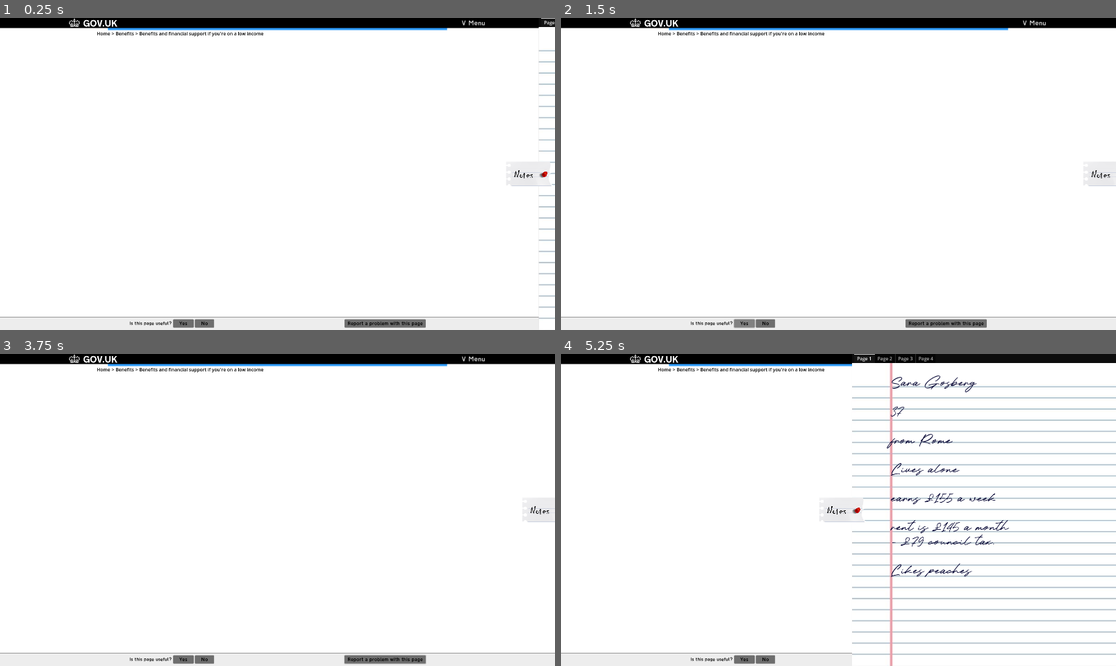
Above: before the commit, frames 1-4 (two rows, left to right).
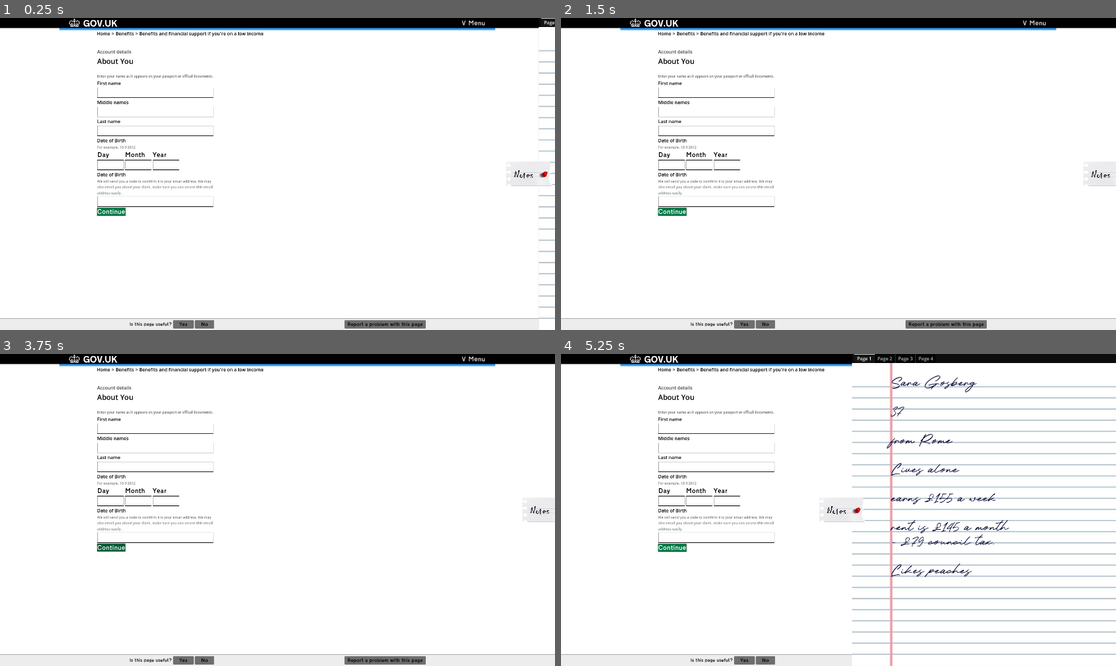
Above: after the commit, the same moments.

Repository: AtomicGardenInteractive/GovFoodApp
Game: Godot game, scene res://Scenes/game_handler.tscn
Same seed, same stepped clock (60 frames per second), same inputs: the game is played once before the commit and once after it.
Inputs (mouse positions are in pixels of both pictures, inside the frame that each line leads up to):
- Up to frame 1 (0.25 s): no input
- Up to frame 2 (1.5 s): click "V Menu" at 0.5 s; click "Yes" at 1.25 s
- Up to frame 3 (3.75 s): click "No" at 2 s; click "Report a problem with this pa…" at 2.75 s; click (111, 547) at 3.5 s, where only the run after the commit has a clickable "Continue"
- Up to frame 4 (5.25 s): click (672, 547) at 4.25 s, where only the run after the commit has a clickable "Continue"; click (1104, 510) at 5 s

The runs differ from the first frame. In frame 1, 2.2% of the frame differs, in the area x 0-98%, y 3-100%; in frame 2, 2.2%; in frame 3, 2.2%, in the area x 0-100%, y 3-100%; in frame 4, 1.7%.

Commit message:
Completed Template

Diff:
--- /dev/null
+++ b/GovApplicationForFood/Scenes/Pages/Page1.tscn
@@ -0,0 +1,163 @@
+[gd_scene load_steps=5 format=3 uid="uid://ch7em2ngr2a5y"]
+
+[ext_resource type="PackedScene" uid="uid://bjura10lrrqyq" path="res://Scenes/template.tscn" id="1_kuw1w"]
+[ext_resource type="Theme" uid="uid://bn6ao3x6bvmir" path="res://Themes/Questions.tres" id="2_a6d6f"]
+[ext_resource type="Theme" uid="uid://b1loyp6h3k2rk" path="res://Themes/Gov.tres" id="3_yaqwj"]
+
+[sub_resource type="StyleBoxFlat" id="StyleBoxFlat_qdapc"]
+bg_color = Color(0.6, 0.6, 0.6, 0)
+
+[node name="State" instance=ExtResource("1_kuw1w")]
+
+[node name="Control" type="Control" parent="Root" index="2"]
+layout_mode = 1
+anchors_preset = 15
+anchor_right = 1.0
+anchor_bottom = 1.0
+grow_horizontal = 2
+grow_vertical = 2
+
+[node name="MarginContainer" type="MarginContainer" parent="Root/Control" index="0"]
+layout_mode = 1
+anchors_preset = -1
+anchor_left = 0.175
+anchor_top = 0.0972222
+anchor_right = 0.898958
+anchor_bottom = 0.951852
+grow_horizontal = 2
+grow_vertical = 2
+metadata/_edit_use_anchors_ = true
+
+[node name="VBoxContainer" type="VBoxContainer" parent="Root/Control/MarginContainer" index="0"]
+layout_mode = 2
+size_flags_horizontal = 0
+
+[node name="Label" type="Label" parent="Root/Control/MarginContainer/VBoxContainer" index="0"]
+layout_mode = 2
+theme_override_colors/font_color = Color(0.247059, 0.247059, 0.247059, 1)
+text = "Account details"
+
+[node name="Label2" type="Label" parent="Root/Control/MarginContainer/VBoxContainer" index="1"]
+layout_mode = 2
+theme_override_colors/font_color = Color(0, 0, 0, 1)
+theme_override_font_sizes/font_size = 25
+text = "About You"
+
+[node name="Panel" type="Panel" parent="Root/Control/MarginContainer/VBoxContainer" index="2"]
+custom_minimum_size = Vector2(0, 18.53)
+layout_mode = 2
+theme_override_styles/panel = SubResource("StyleBoxFlat_qdapc")
+
+[node name="Label3" type="Label" parent="Root/Control/MarginContainer/VBoxContainer" index="3"]
+layout_mode = 2
+theme_override_colors/font_color = Color(0.294118, 0.294118, 0.294118, 1)
+theme_override_font_sizes/font_size = 12
+text = "Enter your name as it appears on your passport or offical documents."
+
+[node name="Label4" type="Label" parent="Root/Control/MarginContainer/VBoxContainer" index="4"]
+layout_mode = 2
+theme_override_colors/font_color = Color(0, 0, 0, 1)
+text = "First name"
+
+[node name="LineEdit" type="LineEdit" parent="Root/Control/MarginContainer/VBoxContainer" index="5"]
+layout_mode = 2
+theme = ExtResource("2_a6d6f")
+caret_blink = true
+
+[node name="Label5" type="Label" parent="Root/Control/MarginContainer/VBoxContainer" index="6"]
+layout_mode = 2
+theme_override_colors/font_color = Color(0, 0, 0, 1)
+text = "Middle names"
+
+[node name="LineEdit2" type="LineEdit" parent="Root/Control/MarginContainer/VBoxContainer" index="7"]
+layout_mode = 2
+theme = ExtResource("2_a6d6f")
+caret_blink = true
+
+[node name="Label6" type="Label" parent="Root/Control/MarginContainer/VBoxContainer" index="8"]
+layout_mode = 2
+theme_override_colors/font_color = Color(0, 0, 0, 1)
+text = "Last name"
+
+[node name="LineEdit3" type="LineEdit" parent="Root/Control/MarginContainer/VBoxContainer" index="9"]
+layout_mode = 2
+theme = ExtResource("2_a6d6f")
+caret_blink = true
+
+[node name="Label7" type="Label" parent="Root/Control/MarginContainer/VBoxContainer" index="10"]
+layout_mode = 2
+theme_override_colors/font_color = Color(0, 0, 0, 1)
+text = "Date of Birth"
+
+[node name="Label8" type="Label" parent="Root/Control/MarginContainer/VBoxContainer" index="11"]
+layout_mode = 2
+theme_override_colors/font_color = Color(0.501961, 0.501961, 0.501961, 1)
+theme_override_font_sizes/font_size = 12
+text = "For example, 18 9 2012"
+
+[node name="HBoxContainer" type="HBoxContainer" parent="Root/Control/MarginContainer/VBoxContainer" index="12"]
+layout_mode = 2
+
+[node name="VBoxContainer" type="VBoxContainer" parent="Root/Control/MarginContainer/VBoxContainer/HBoxContainer" index="0"]
+layout_mode = 2
+
+[node name="Label" type="Label" parent="Root/Control/MarginContainer/VBoxContainer/HBoxContainer/VBoxContainer" index="0"]
+layout_mode = 2
+theme = ExtResource("2_a6d6f")
+theme_override_colors/font_color = Color(0, 0, 0, 1)
+text = "Day"
+
+[node name="LineEdit" type="LineEdit" parent="Root/Control/MarginContainer/VBoxContainer/HBoxContainer/VBoxContainer" index="1"]
+layout_mode = 2
+theme = ExtResource("2_a6d6f")
+
+[node name="VBoxContainer2" type="VBoxContainer" parent="Root/Control/MarginContainer/VBoxContainer/HBoxContainer" index="1"]
+layout_mode = 2
+
+[node name="Label" type="Label" parent="Root/Control/MarginContainer/VBoxContainer/HBoxContainer/VBoxContainer2" index="0"]
+layout_mode = 2
+theme = ExtResource("2_a6d6f")
+theme_override_colors/font_color = Color(0, 0, 0, 1)
+text = "Month"
+
+[node name="LineEdit" type="LineEdit" parent="Root/Control/MarginContainer/VBoxContainer/HBoxContainer/VBoxContainer2" index="1"]
+layout_mode = 2
+theme = ExtResource("2_a6d6f")
+
+[node name="VBoxContainer3" type="VBoxContainer" parent="Root/Control/MarginContainer/VBoxContainer/HBoxContainer" index="2"]
+layout_mode = 2
+
+[node name="Label" type="Label" parent="Root/Control/MarginContainer/VBoxContainer/HBoxContainer/VBoxContainer3" index="0"]
+layout_mode = 2
+theme = ExtResource("2_a6d6f")
+theme_override_colors/font_color = Color(0, 0, 0, 1)
+text = "Year"
+
+[node name="LineEdit" type="LineEdit" parent="Root/Control/MarginContainer/VBoxContainer/HBoxContainer/VBoxContainer3" index="1"]
+layout_mode = 2
+theme = ExtResource("2_a6d6f")
+
+[node name="Label10" type="Label" parent="Root/Control/MarginContainer/VBoxContainer" index="13"]
+layout_mode = 2
+theme_override_colors/font_color = Color(0, 0, 0, 1)
+text = "Date of Birth"
+
+[node name="Label9" type="Label" parent="Root/Control/MarginContainer/VBoxContainer" index="14"]
+layout_mode = 2
+theme_override_colors/font_color = Color(0.501961, 0.501961, 0.501961, 1)
+theme_override_font_sizes/font_size = 12
+text = "We will send you a code to comfirm it is your email address. We may
+also email you about your claim, make sure you can access this email
+address easily."
+
+[node name="LineEdit4" type="LineEdit" parent="Root/Control/MarginContainer/VBoxContainer" index="15"]
+layout_mode = 2
+theme = ExtResource("2_a6d6f")
+caret_blink = true
+
+[node name="Button" type="Button" parent="Root/Control/MarginContainer/VBoxContainer" index="16"]
+layout_mode = 2
+size_flags_horizontal = 0
+theme = ExtResource("3_yaqwj")
+theme_override_colors/font_color = Color(1, 1, 1, 1)
+text = "Continue"
--- a/GovApplicationForFood/Scenes/Root.gd
+++ b/GovApplicationForFood/Scenes/Root.gd
@@ -2,6 +2,8 @@
 class_name Root
 
 signal Transitioned
+signal PageData
+#Transitioned.emit(self,"enemyidle")
 # Called when the node enters the scene tree for the first time.
 func _ready():
 	pass # Replace with function body.
@@ -10,14 +12,3 @@
 # Called every frame. 'delta' is the elapsed time since the previous frame.
 func _process(delta):
 	pass
-
-func _on_yes_pressed():
-	Transitioned.emit(self,"enemyidle")
-	pass # Replace with function body.
-
-
-func _on_no_pressed():
-	pass # Replace with function body.
-
-func _on_report_pressed():
-	pass # Replace with function body.
--- /dev/null
+++ b/GovApplicationForFood/Scenes/SavedData.gd
@@ -0,0 +1,28 @@
+extends Node
+class_name SavedData
+
+signal PageData
+
+var pageinfo = {
+	"page1" : false,
+	"page2" : false,
+	"page3" : false,
+	"page4" : false,
+	"page5" : false,
+	"page6" : false,
+	"page7" : false,
+	"page8" : false,
+	"page9" : false,
+	"page10" : false,
+}
+
+# Called when the node enters the scene tree for the first time.
+func _ready():
+	PageData.connect(page_data_update)
+
+# Called every frame. 'delta' is the elapsed time since the previous frame.
+func _process(delta):
+	pass
+
+func page_data_update(pagename, pageinfo):
+	pass
--- a/GovApplicationForFood/Scenes/game_handler.tscn
+++ b/GovApplicationForFood/Scenes/game_handler.tscn
@@ -1,43 +1,63 @@
 [gd_scene load_steps=5 format=3 uid="uid://bq41jm6qonqww"]
 
 [ext_resource type="PackedScene" uid="uid://bqj4qxmra1573" path="res://Scenes/Side_Menu.tscn" id="1_ex603"]
+[ext_resource type="Script" path="res://Scenes/SavedData.gd" id="1_k4oxa"]
 [ext_resource type="Script" path="res://Scenes/state_machine.gd" id="1_qoil1"]
-[ext_resource type="Script" path="res://Scenes/start.gd" id="2_4cp6p"]
-[ext_resource type="PackedScene" uid="uid://bjura10lrrqyq" path="res://Scenes/template.tscn" id="4_ya1lj"]
+[ext_resource type="PackedScene" uid="uid://ch7em2ngr2a5y" path="res://Scenes/Pages/Page1.tscn" id="3_l1ety"]
 
 [node name="game_handler" type="Node"]
+
+[node name="SavedData" type="Node" parent="."]
+script = ExtResource("1_k4oxa")
 
 [node name="state_machine" type="Node" parent="."]
 script = ExtResource("1_qoil1")
 
 [node name="start" type="Node" parent="state_machine"]
-script = ExtResource("2_4cp6p")
+
+[node name="CanvasLayer" type="CanvasLayer" parent="state_machine/start"]
 
 [node name="page_1" type="Node" parent="state_machine"]
 
 [node name="CanvasLayer" type="CanvasLayer" parent="state_machine/page_1"]
 
-[node name="Root" parent="state_machine/page_1/CanvasLayer" instance=ExtResource("4_ya1lj")]
+[node name="State" parent="state_machine/page_1/CanvasLayer" instance=ExtResource("3_l1ety")]
 
 [node name="page_2" type="Node" parent="state_machine"]
 
+[node name="CanvasLayer" type="CanvasLayer" parent="state_machine/page_2"]
+
 [node name="page_3" type="Node" parent="state_machine"]
+
+[node name="CanvasLayer" type="CanvasLayer" parent="state_machine/page_3"]
 
 [node name="page_4" type="Node" parent="state_machine"]
 
+[node name="CanvasLayer" type="CanvasLayer" parent="state_machine/page_4"]
+
 [node name="page_5" type="Node" parent="state_machine"]
+
+[node name="CanvasLayer" type="CanvasLayer" parent="state_machine/page_5"]
 
 [node name="page_6" type="Node" parent="state_machine"]
 
+[node name="CanvasLayer" type="CanvasLayer" parent="state_machine/page_6"]
+
 [node name="page_7" type="Node" parent="state_machine"]
+
+[node name="CanvasLayer" type="CanvasLayer" parent="state_machine/page_7"]
 
 [node name="page_8" type="Node" parent="state_machine"]
 
+[node name="CanvasLayer" type="CanvasLayer" parent="state_machine/page_8"]
+
 [node name="page_9" type="Node" parent="state_machine"]
+
+[node name="CanvasLayer" type="CanvasLayer" parent="state_machine/page_9"]
 
 [node name="page_10" type="Node" parent="state_machine"]
 
-[node name="page_11" type="Node" parent="state_machine"]
+[node name="CanvasLayer" type="CanvasLayer" parent="state_machine/page_10"]
 
 [node name="HUD" type="CanvasLayer" parent="."]
 
--- a/GovApplicationForFood/Scenes/template.tscn
+++ b/GovApplicationForFood/Scenes/template.tscn
@@ -33,19 +33,27 @@
 
 [sub_resource type="StyleBoxFlat" id="StyleBoxFlat_65idh"]
 bg_color = Color(0.929412, 0.929412, 0.929412, 1)
-border_width_top = 1
+border_width_top = 2
 border_color = Color(0.329412, 0.329412, 0.329412, 1)
 
-[node name="Root" type="Control"]
+[node name="State" type="Control"]
 layout_mode = 3
 anchors_preset = 15
 anchor_right = 1.0
 anchor_bottom = 1.0
 grow_horizontal = 2
 grow_vertical = 2
+
+[node name="Root" type="Control" parent="."]
+layout_mode = 1
+anchors_preset = 15
+anchor_right = 1.0
+anchor_bottom = 1.0
+grow_horizontal = 2
+grow_vertical = 2
 script = ExtResource("1_ahh4n")
 
-[node name="Background" type="Panel" parent="."]
+[node name="Background" type="Panel" parent="Root"]
 layout_mode = 1
 anchors_preset = 15
 anchor_right = 1.0
@@ -55,7 +63,7 @@
 theme_override_styles/panel = SubResource("StyleBoxFlat_kpj6w")
 metadata/_edit_lock_ = true
 
-[node name="Heading Background" type="Panel" parent="Background"]
+[node name="Heading Background" type="Panel" parent="Root/Background"]
 layout_mode = 1
 anchors_preset = 15
 anchor_right = 1.0
@@ -66,7 +74,7 @@
 theme_override_styles/panel = SubResource("StyleBoxFlat_kpj6w")
 metadata/_edit_lock_ = true
 
-[node name="VBoxContainer2" type="VBoxContainer" parent="Background"]
+[node name="VBoxContainer2" type="VBoxContainer" parent="Root/Background"]
 layout_mode = 1
 anchors_preset = 10
 anchor_right = 1.0
@@ -75,50 +83,50 @@
 theme_override_constants/separation = 0
 metadata/_edit_lock_ = true
 
-[node name="Top Bar" type="PanelContainer" parent="Background/VBoxContainer2"]
+[node name="Top Bar" type="PanelContainer" parent="Root/Background/VBoxContainer2"]
 layout_mode = 2
 theme_override_styles/panel = SubResource("StyleBoxFlat_k0fao")
 
-[node name="HBoxContainer3" type="HBoxContainer" parent="Background/VBoxContainer2/Top Bar"]
-layout_mode = 2
-
-[node name="Panel" type="Panel" parent="Background/VBoxContainer2/Top Bar/HBoxContainer3"]
+[node name="HBoxContainer3" type="HBoxContainer" parent="Root/Background/VBoxContainer2/Top Bar"]
+layout_mode = 2
+
+[node name="Panel" type="Panel" parent="Root/Background/VBoxContainer2/Top Bar/HBoxContainer3"]
 layout_mode = 2
 size_flags_horizontal = 3
 theme_override_styles/panel = SubResource("StyleBoxFlat_xnftw")
 
-[node name="TextureRect" type="TextureRect" parent="Background/VBoxContainer2/Top Bar/HBoxContainer3"]
+[node name="TextureRect" type="TextureRect" parent="Root/Background/VBoxContainer2/Top Bar/HBoxContainer3"]
 layout_mode = 2
 texture = SubResource("AtlasTexture_u22cn")
 expand_mode = 3
 stretch_mode = 4
 
-[node name="Panel2" type="Panel" parent="Background/VBoxContainer2/Top Bar/HBoxContainer3"]
-layout_mode = 2
-size_flags_horizontal = 3
-theme_override_styles/panel = SubResource("StyleBoxFlat_slp7u")
-
-[node name="Panel4" type="Panel" parent="Background/VBoxContainer2/Top Bar/HBoxContainer3"]
-layout_mode = 2
-size_flags_horizontal = 3
-theme_override_styles/panel = SubResource("StyleBoxFlat_slp7u")
-
-[node name="Panel5" type="Panel" parent="Background/VBoxContainer2/Top Bar/HBoxContainer3"]
-layout_mode = 2
-size_flags_horizontal = 3
-theme_override_styles/panel = SubResource("StyleBoxFlat_slp7u")
-
-[node name="Panel6" type="Panel" parent="Background/VBoxContainer2/Top Bar/HBoxContainer3"]
-layout_mode = 2
-size_flags_horizontal = 3
-theme_override_styles/panel = SubResource("StyleBoxFlat_slp7u")
-
-[node name="Panel7" type="Panel" parent="Background/VBoxContainer2/Top Bar/HBoxContainer3"]
-layout_mode = 2
-size_flags_horizontal = 3
-theme_override_styles/panel = SubResource("StyleBoxFlat_slp7u")
-
-[node name="MenuButton" type="MenuButton" parent="Background/VBoxContainer2/Top Bar/HBoxContainer3"]
+[node name="Panel2" type="Panel" parent="Root/Background/VBoxContainer2/Top Bar/HBoxContainer3"]
+layout_mode = 2
+size_flags_horizontal = 3
+theme_override_styles/panel = SubResource("StyleBoxFlat_slp7u")
+
+[node name="Panel4" type="Panel" parent="Root/Background/VBoxContainer2/Top Bar/HBoxContainer3"]
+layout_mode = 2
+size_flags_horizontal = 3
+theme_override_styles/panel = SubResource("StyleBoxFlat_slp7u")
+
+[node name="Panel5" type="Panel" parent="Root/Background/VBoxContainer2/Top Bar/HBoxContainer3"]
+layout_mode = 2
+size_flags_horizontal = 3
+theme_override_styles/panel = SubResource("StyleBoxFlat_slp7u")
+
+[node name="Panel6" type="Panel" parent="Root/Background/VBoxContainer2/Top Bar/HBoxContainer3"]
+layout_mode = 2
+size_flags_horizontal = 3
+theme_override_styles/panel = SubResource("StyleBoxFlat_slp7u")
+
+[node name="Panel7" type="Panel" parent="Root/Background/VBoxContainer2/Top Bar/HBoxContainer3"]
+layout_mode = 2
+size_flags_horizontal = 3
+theme_override_styles/panel = SubResource("StyleBoxFlat_slp7u")
+
+[node name="MenuButton" type="MenuButton" parent="Root/Background/VBoxContainer2/Top Bar/HBoxContainer3"]
 layout_mode = 2
 theme_override_fonts/font = ExtResource("2_nivrh")
 text = "V Menu"
@@ -127,101 +135,102 @@
 popup/item_0/icon = ExtResource("3_tarsu")
 popup/item_0/id = 0
 
-[node name="Panel3" type="Panel" parent="Background/VBoxContainer2/Top Bar/HBoxContainer3"]
-layout_mode = 2
-size_flags_horizontal = 3
-theme_override_styles/panel = SubResource("StyleBoxFlat_slp7u")
-
-[node name="HBoxContainer" type="HBoxContainer" parent="Background/VBoxContainer2"]
+[node name="Panel3" type="Panel" parent="Root/Background/VBoxContainer2/Top Bar/HBoxContainer3"]
+layout_mode = 2
+size_flags_horizontal = 3
+theme_override_styles/panel = SubResource("StyleBoxFlat_slp7u")
+
+[node name="HBoxContainer" type="HBoxContainer" parent="Root/Background/VBoxContainer2"]
 layout_mode = 2
 size_flags_vertical = 3
 theme_override_constants/separation = -800
 alignment = 1
 
-[node name="Blanker" type="Panel" parent="Background/VBoxContainer2/HBoxContainer"]
+[node name="Blanker" type="Panel" parent="Root/Background/VBoxContainer2/HBoxContainer"]
 layout_mode = 2
 size_flags_horizontal = 2
 size_flags_vertical = 3
 theme_override_styles/panel = SubResource("StyleBoxFlat_ujk5d")
 
-[node name="Blue Highlight" type="Panel" parent="Background/VBoxContainer2/HBoxContainer"]
-layout_mode = 2
-size_flags_horizontal = 3
-size_flags_vertical = 3
-theme_override_styles/panel = SubResource("StyleBoxFlat_prqhs")
-
-[node name="Blanker2" type="Panel" parent="Background/VBoxContainer2/HBoxContainer"]
-layout_mode = 2
-size_flags_horizontal = 10
-size_flags_vertical = 3
-theme_override_styles/panel = SubResource("StyleBoxFlat_prqhs")
-
-[node name="HBoxContainer2" type="HBoxContainer" parent="Background/VBoxContainer2"]
+[node name="Blue Highlight" type="Panel" parent="Root/Background/VBoxContainer2/HBoxContainer"]
+layout_mode = 2
+size_flags_horizontal = 3
+size_flags_vertical = 3
+size_flags_stretch_ratio = 1.5
+theme_override_styles/panel = SubResource("StyleBoxFlat_prqhs")
+
+[node name="Blanker2" type="Panel" parent="Root/Background/VBoxContainer2/HBoxContainer"]
+layout_mode = 2
+size_flags_horizontal = 10
+size_flags_vertical = 3
+theme_override_styles/panel = SubResource("StyleBoxFlat_prqhs")
+
+[node name="HBoxContainer2" type="HBoxContainer" parent="Root/Background/VBoxContainer2"]
 layout_mode = 2
 alignment = 1
 
-[node name="Blanker" type="Panel" parent="Background/VBoxContainer2/HBoxContainer2"]
+[node name="Blanker" type="Panel" parent="Root/Background/VBoxContainer2/HBoxContainer2"]
 layout_mode = 2
 size_flags_horizontal = 2
 size_flags_vertical = 3
 theme_override_styles/panel = SubResource("StyleBoxFlat_ujk5d")
 
-[node name="Label3" type="Label" parent="Background/VBoxContainer2/HBoxContainer2"]
+[node name="Label3" type="Label" parent="Root/Background/VBoxContainer2/HBoxContainer2"]
 layout_mode = 2
 text = "Home"
 label_settings = SubResource("LabelSettings_g063k")
 
-[node name="Label2" type="Label" parent="Background/VBoxContainer2/HBoxContainer2"]
+[node name="Label2" type="Label" parent="Root/Background/VBoxContainer2/HBoxContainer2"]
 layout_mode = 2
 text = ">"
 label_settings = SubResource("LabelSettings_g063k")
 
-[node name="Label4" type="Label" parent="Background/VBoxContainer2/HBoxContainer2"]
+[node name="Label4" type="Label" parent="Root/Background/VBoxContainer2/HBoxContainer2"]
 layout_mode = 2
 text = "Benefits"
 label_settings = SubResource("LabelSettings_g063k")
 
-[node name="Label5" type="Label" parent="Background/VBoxContainer2/HBoxContainer2"]
+[node name="Label5" type="Label" parent="Root/Background/VBoxContainer2/HBoxContainer2"]
 layout_mode = 2
 text = ">"
 label_settings = SubResource("LabelSettings_g063k")
 
-[node name="Label6" type="Label" parent="Background/VBoxContainer2/HBoxContainer2"]
+[node name="Label6" type="Label" parent="Root/Background/VBoxContainer2/HBoxContainer2"]
 layout_mode = 2
 text = "Benefits and financial support if you're on a low income"
 label_settings = SubResource("LabelSettings_g063k")
 
-[node name="Blanker2" type="Panel" parent="Background/VBoxContainer2/HBoxContainer2"]
-layout_mode = 2
-size_flags_horizontal = 10
-size_flags_vertical = 3
-theme_override_styles/panel = SubResource("StyleBoxFlat_prqhs")
-
-[node name="Blanker3" type="Panel" parent="Background/VBoxContainer2/HBoxContainer2"]
-layout_mode = 2
-size_flags_horizontal = 10
-size_flags_vertical = 3
-theme_override_styles/panel = SubResource("StyleBoxFlat_prqhs")
-
-[node name="Blanker4" type="Panel" parent="Background/VBoxContainer2/HBoxContainer2"]
-layout_mode = 2
-size_flags_horizontal = 10
-size_flags_vertical = 3
-theme_override_styles/panel = SubResource("StyleBoxFlat_prqhs")
-
-[node name="Panel" type="Panel" parent="."]
+[node name="Blanker2" type="Panel" parent="Root/Background/VBoxContainer2/HBoxContainer2"]
+layout_mode = 2
+size_flags_horizontal = 10
+size_flags_vertical = 3
+theme_override_styles/panel = SubResource("StyleBoxFlat_prqhs")
+
+[node name="Blanker3" type="Panel" parent="Root/Background/VBoxContainer2/HBoxContainer2"]
+layout_mode = 2
+size_flags_horizontal = 10
+size_flags_vertical = 3
+theme_override_styles/panel = SubResource("StyleBoxFlat_prqhs")
+
+[node name="Blanker4" type="Panel" parent="Root/Background/VBoxContainer2/HBoxContainer2"]
+layout_mode = 2
+size_flags_horizontal = 10
+size_flags_vertical = 3
+theme_override_styles/panel = SubResource("StyleBoxFlat_prqhs")
+
+[node name="Panel" type="Panel" parent="Root"]
 layout_mode = 1
 anchors_preset = 12
 anchor_top = 1.0
 anchor_right = 1.0
 anchor_bottom = 1.0
-offset_top = -46.0
+offset_top = -40.0
 grow_horizontal = 2
 grow_vertical = 0
 theme_override_styles/panel = SubResource("StyleBoxFlat_65idh")
 metadata/_edit_lock_ = true
 
-[node name="HBoxContainer" type="HBoxContainer" parent="Panel"]
+[node name="HBoxContainer" type="HBoxContainer" parent="Root/Panel"]
 layout_mode = 1
 anchors_preset = 14
 anchor_top = 0.5
@@ -234,43 +243,39 @@
 alignment = 1
 metadata/_edit_lock_ = true
 
-[node name="Panel3" type="Panel" parent="Panel/HBoxContainer"]
+[node name="Panel3" type="Panel" parent="Root/Panel/HBoxContainer"]
 layout_mode = 2
 size_flags_horizontal = 6
 
-[node name="Label" type="Label" parent="Panel/HBoxContainer"]
+[node name="Label" type="Label" parent="Root/Panel/HBoxContainer"]
 layout_mode = 2
 theme_override_colors/font_color = Color(0, 0, 0, 1)
 theme_override_fonts/font = ExtResource("2_nivrh")
 theme_override_font_sizes/font_size = 11
 text = "Is this page useful?"
 
-[node name="Yes" type="Button" parent="Panel/HBoxContainer"]
+[node name="Yes" type="Button" parent="Root/Panel/HBoxContainer"]
 layout_mode = 2
 theme = ExtResource("4_so30d")
 theme_override_fonts/font = ExtResource("2_nivrh")
 text = "   Yes   "
 
-[node name="No" type="Button" parent="Panel/HBoxContainer"]
+[node name="No" type="Button" parent="Root/Panel/HBoxContainer"]
 layout_mode = 2
 theme = ExtResource("4_so30d")
 theme_override_fonts/font = ExtResource("2_nivrh")
 text = "   No   "
 
-[node name="Panel" type="Panel" parent="Panel/HBoxContainer"]
+[node name="Panel" type="Panel" parent="Root/Panel/HBoxContainer"]
 layout_mode = 2
 size_flags_horizontal = 6
 
-[node name="Report" type="Button" parent="Panel/HBoxContainer"]
+[node name="Report" type="Button" parent="Root/Panel/HBoxContainer"]
 layout_mode = 2
 theme = ExtResource("4_so30d")
 theme_override_fonts/font = ExtResource("2_nivrh")
 text = " Report a problem with this page "
 
-[node name="Panel2" type="Panel" parent="Panel/HBoxContainer"]
+[node name="Panel2" type="Panel" parent="Root/Panel/HBoxContainer"]
 layout_mode = 2
 size_flags_horizontal = 6
-
-[connection signal="pressed" from="Panel/HBoxContainer/Yes" to="." method="_on_yes_pressed"]
-[connection signal="pressed" from="Panel/HBoxContainer/No" to="." method="_on_no_pressed"]
-[connection signal="pressed" from="Panel/HBoxContainer/Report" to="." method="_on_report_pressed"]
--- a/GovApplicationForFood/States/states.gd
+++ b/GovApplicationForFood/States/states.gd
@@ -1,4 +1,4 @@
-extends Node
+extends Control
 class_name State
 
 signal Transitioned
@@ -6,7 +6,7 @@
 #var gravity: int = ProjectSettings.get_setting("physics/2d/default_gravity")
 
 func enter():
-	pass
+	show()
 
 func exit():
 	pass
--- /dev/null
+++ b/GovApplicationForFood/Themes/Questions.tres
@@ -0,0 +1,30 @@
+[gd_resource type="Theme" load_steps=5 format=3 uid="uid://bn6ao3x6bvmir"]
+
+[ext_resource type="FontFile" uid="uid://dkx3hhlvgjbdo" path="res://Themes/raoul_transport_britannique/RaoulTRANSPORTBritannique.ttf" id="1_ytpgk"]
+
+[sub_resource type="StyleBoxFlat" id="StyleBoxFlat_dk2dq"]
+bg_color = Color(0.6, 0.6, 0.6, 0)
+border_width_left = 1
+border_width_top = 1
+border_width_right = 1
+border_width_bottom = 1
+border_color = Color(0, 0, 0, 1)
+
+[sub_resource type="StyleBoxFlat" id="StyleBoxFlat_8vs55"]
+bg_color = Color(0.6, 0.6, 0.6, 0)
+
+[sub_resource type="StyleBoxFlat" id="StyleBoxFlat_ilxjf"]
+bg_color = Color(0.6, 0.6, 0.6, 0)
+border_width_left = 1
+border_width_top = 1
+border_width_right = 1
+border_width_bottom = 1
+border_color = Color(0, 0, 0, 1)
+
+[resource]
+default_font = ExtResource("1_ytpgk")
+LineEdit/colors/font_color = Color(0, 0, 0, 1)
+LineEdit/styles/normal = SubResource("StyleBoxFlat_dk2dq")
+TextEdit/colors/font_color = Color(0, 0, 0, 1)
+TextEdit/styles/focus = SubResource("StyleBoxFlat_8vs55")
+TextEdit/styles/normal = SubResource("StyleBoxFlat_ilxjf")
